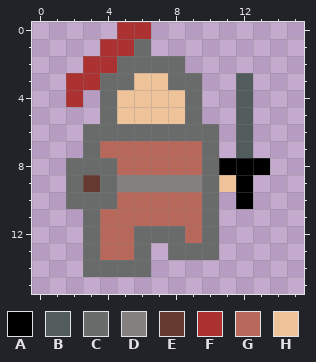
Pixel-art sprite: sprites/hero2.png. Above, as it was before the edit.
The file is 16x16 pixels.
Palette (. is transparent): A #000000  B #525c5c  C #696a6a  D #858080  E #663931  F #ac3232  G #b8685a  H #eec39a
Pixels before, first column x 2:
 0 ...FF.......
 1 ..FFC.......
 2 .FFCCCC.....
 3 FFCCHHCC..B.
 4 F.CHHHHC..B.
 5 ..CHHHHC..B.
 6 .CCCCCCCC.B.
 7 .CGGGGGGC.B.
 8 CCCGGGGGCAAA
 9 CECDDDDDCHA.
10 CCCGGGGGC.A.
11 .CGGGGGGC...
12 .CGGCCCGC...
13 .CGGC.CCC...
14 .CCCC.......
New version:
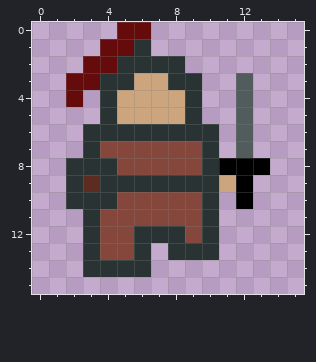
The edit:
colour C: #696a6a -> #293333
colour E: #663931 -> #5c2b22
colour F: #ac3232 -> #660b0b
colour G: #b8685a -> #85473c
colour H: #eec39a -> #cca47d
y 9: x 5..9 DDDDD -> CCCCC
